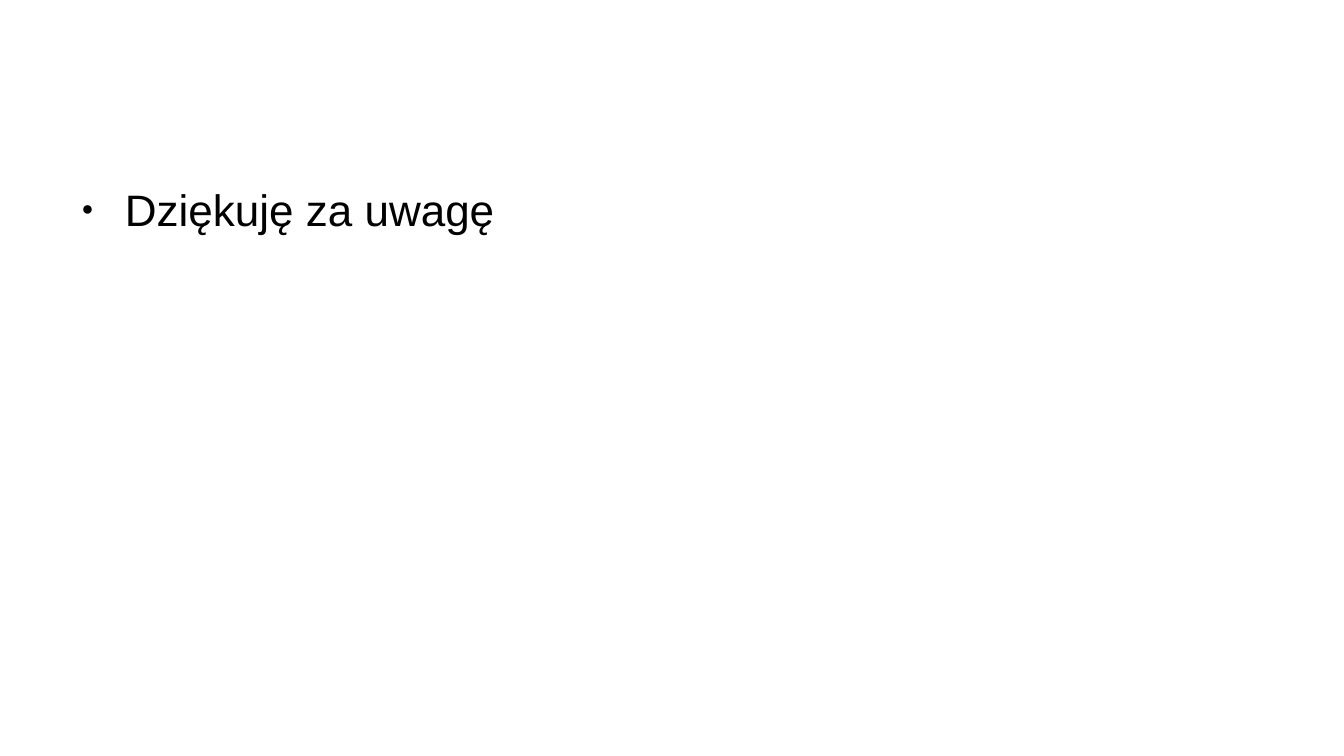
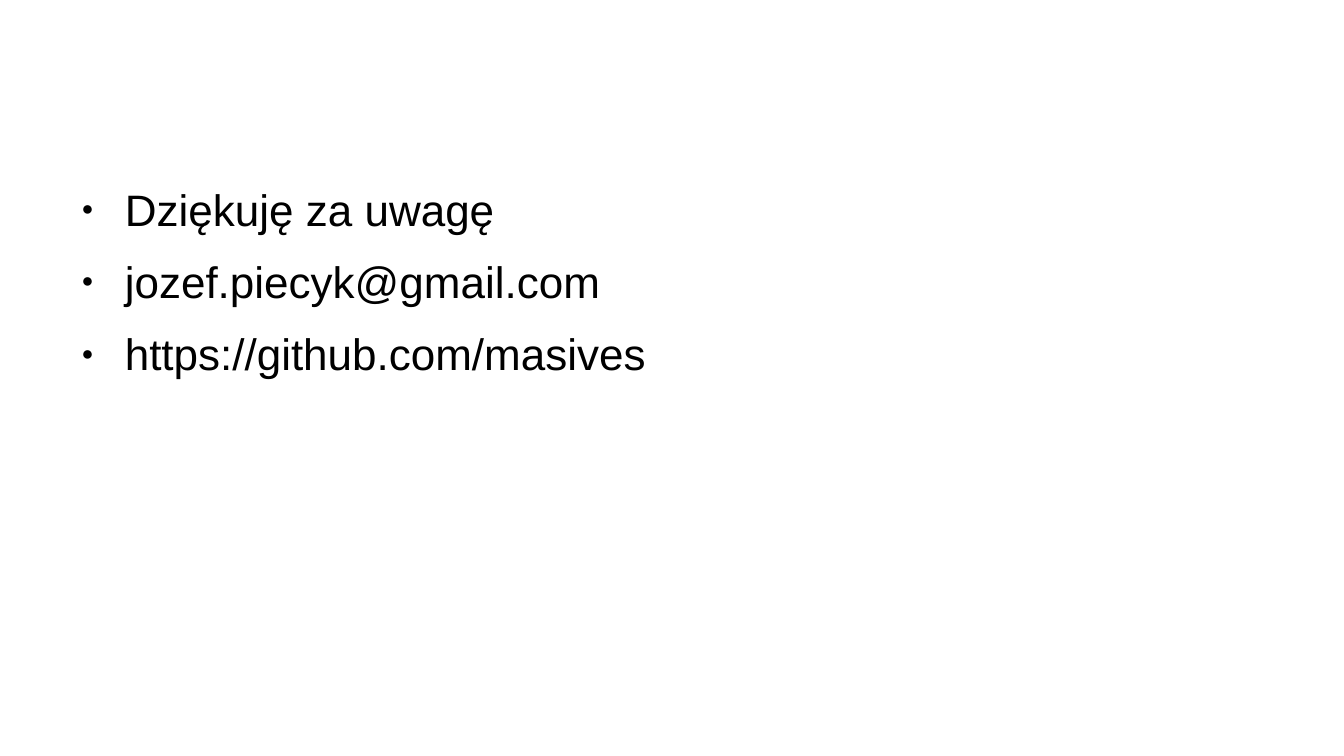
Before and after one commit to masives/meetjs-graphql, a slide deck: slide 24 of prezentacja.odp (slide 23 before the commit). Drawn at 1344x756 pixels with LibreOffice and Linux fonts; fonts in the diff are those of the drawing; background and template pictures are left out. Boxes give left, top, right and bottom in pixels: in the first picture for what was removed or moved away, otherwise in the second. Text is boxed around its words. In the diff, an @@ line names an element or a change of style, - is before the commit and + after.

```diff
--- a/prezentacja.odp
+++ b/prezentacja.odp
@@ text at box(125, 266, 646, 379): paragraphs added @@
+● jozef.piecyk@gmail.com
+● https://github.com/masives
```
Also in this commit, not shown: 4 other slides changed, 1 slide added.
